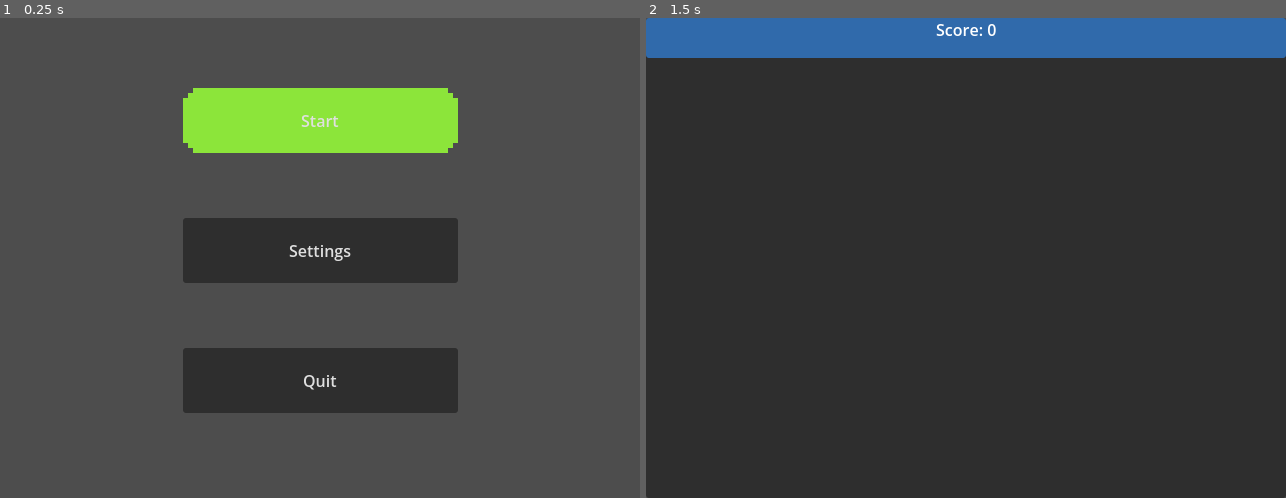
Above: before the commit, frames 1-2 (left to right).
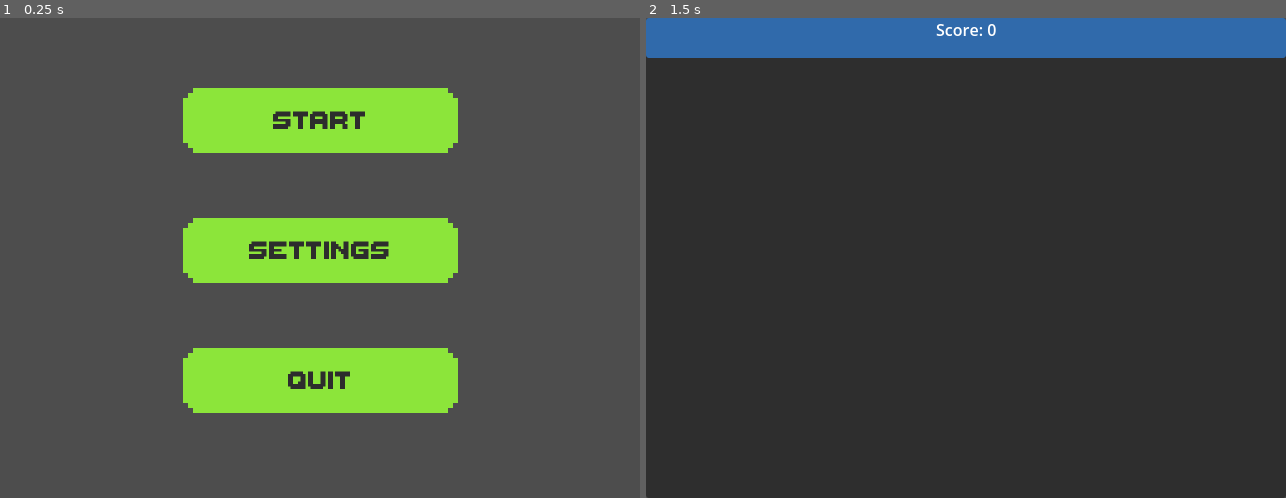
Above: after the commit, the same moments.

Repository: WyattHapper/MACS-Hackathon-2026
Game: Godot game, scene res://MainMenu/main_menu.tscn
The game is run twice, just before and just after one commit, with the same random seed, the same clock (stepped at 60 frames per second) and the same inputs.
Inputs:
- Up to frame 1 (0.25 s): no input
- Up to frame 2 (1.5 s): click "Start" at 0.5 s; tap Enter at 1.25 s; hold D (move_right) from 1.28 s (still down)

The runs differ from the first frame. In frame 1, 11% of the frame differs, in the area x 28-72%, y 19-83%; in frame 2, nothing differs.
Error in both runs: Attempt to call function 'Initialize' in base 'null instance' on a null instance. (res://Game/game.gd:36)

Commit message:
Theme Changes

Diff:
--- a/hackathon-2026/MainMenu/main_menu.tscn
+++ b/hackathon-2026/MainMenu/main_menu.tscn
@@ -1,10 +1,7 @@
 [gd_scene format=3 uid="uid://lg2sp2qtnpiw"]
 
 [ext_resource type="Script" uid="uid://b6xuggf1ahikr" path="res://MainMenu/main_menu.gd" id="1_nhkf3"]
-[ext_resource type="Texture2D" uid="uid://b10uw26wv48b3" path="res://MainMenu/button_background.png" id="2_3w4mj"]
-
-[sub_resource type="StyleBoxTexture" id="StyleBoxTexture_5de1l"]
-texture = ExtResource("2_3w4mj")
+[ext_resource type="Theme" uid="uid://256tali8hvkb" path="res://snake_theme.tres" id="2_3w4mj"]
 
 [node name="Main Menu" type="Control" unique_id=1497900963]
 layout_mode = 3
@@ -22,7 +19,7 @@
 offset_top = 70.0
 offset_right = 457.5
 offset_bottom = 135.0
-theme_override_styles/normal = SubResource("StyleBoxTexture_5de1l")
+theme = ExtResource("2_3w4mj")
 text = "Start"
 
 [node name="Settings Button" type="Button" parent="Control" unique_id=1654204579]
@@ -31,6 +28,7 @@
 offset_top = 200.0
 offset_right = 457.5
 offset_bottom = 265.0
+theme = ExtResource("2_3w4mj")
 text = "Settings"
 
 [node name="Quit Button" type="Button" parent="Control" unique_id=1755264777]
@@ -39,6 +37,7 @@
 offset_top = 330.0
 offset_right = 457.5
 offset_bottom = 395.0
+theme = ExtResource("2_3w4mj")
 text = "Quit"
 
 [connection signal="pressed" from="Control/Start Button" to="." method="_on_start_button_pressed"]
--- a/hackathon-2026/snake_theme.tres
+++ b/hackathon-2026/snake_theme.tres
@@ -1,3 +1,27 @@
 [gd_resource type="Theme" format=3 uid="uid://256tali8hvkb"]
 
+[ext_resource type="FontFile" uid="uid://k5wwvjtqhctt" path="res://ThaleahFat.ttf" id="1_5af7v"]
+[ext_resource type="Texture2D" uid="uid://b10uw26wv48b3" path="res://MainMenu/button_background.png" id="1_mdf6g"]
+
+[sub_resource type="StyleBoxTexture" id="StyleBoxTexture_jrw53"]
+texture = ExtResource("1_mdf6g")
+
+[sub_resource type="StyleBoxTexture" id="StyleBoxTexture_dqsqc"]
+texture = ExtResource("1_mdf6g")
+
+[sub_resource type="StyleBoxTexture" id="StyleBoxTexture_mdf6g"]
+texture = ExtResource("1_mdf6g")
+
+[sub_resource type="StyleBoxTexture" id="StyleBoxTexture_fquij"]
+texture = ExtResource("1_mdf6g")
+
 [resource]
+default_font = ExtResource("1_5af7v")
+default_font_size = 40
+Button/colors/font_color = Color(0.17737745, 0.17737745, 0.17737745, 1)
+Button/font_sizes/font_size = 40
+Button/fonts/font = ExtResource("1_5af7v")
+Button/styles/focus = SubResource("StyleBoxTexture_jrw53")
+Button/styles/hover = SubResource("StyleBoxTexture_dqsqc")
+Button/styles/normal = SubResource("StyleBoxTexture_mdf6g")
+Button/styles/pressed = SubResource("StyleBoxTexture_fquij")
